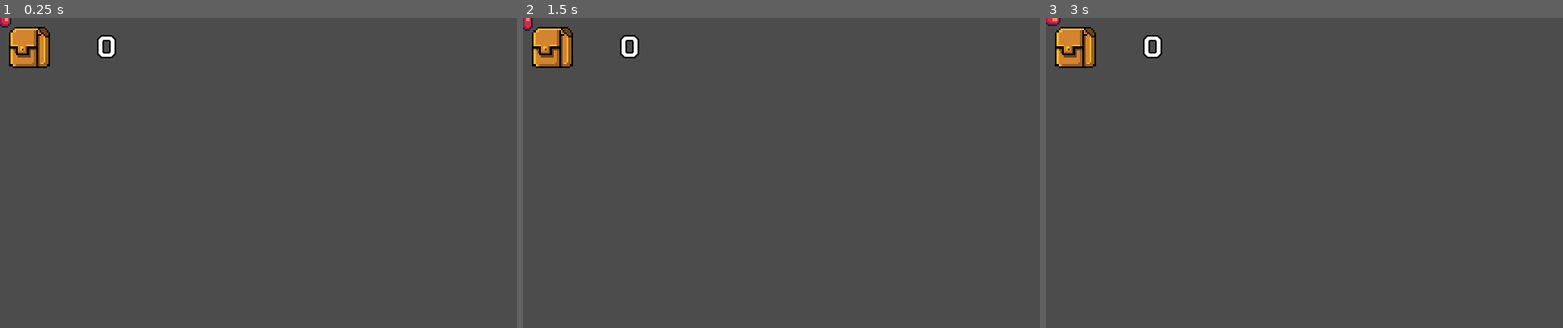
Above: before the commit, frames 1-3 (left to right).
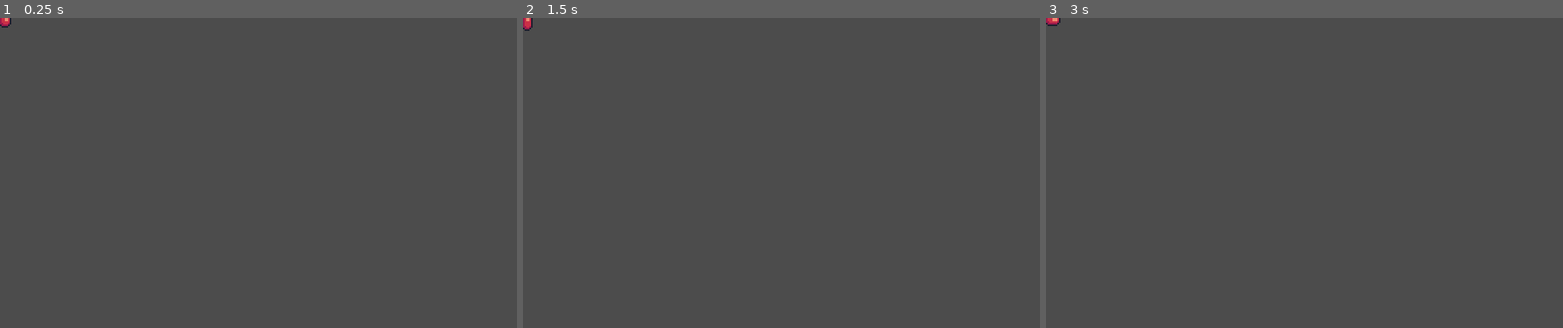
Above: after the commit, the same moments.

Repository: bbdoliveira/godot3.3platform
Game: Godot game, scene res://items/cherries.tscn
Same seed, same stepped clock (60 frames per second), same inputs: the game is played once before the commit and once after it. This scene is started directly instead of the project's main scene.
Inputs:
- Up to frame 1 (0.25 s): no input
- Up to frame 2 (1.5 s): tap Enter at 0.5 s; tap Space at 1.25 s
- Up to frame 3 (3 s): tap Enter at 2 s; tap Space at 2.75 s

The runs differ from the first frame. In frame 1, 1.3% of the frame differs, in the area x 1-23%, y 2-17%; in frame 2, 1.3%; in frame 3, 1.3%.

Commit message:
Contador de tempo

Diff:
--- a/Levels/Level_01.tscn
+++ b/Levels/Level_01.tscn
@@ -16,6 +16,7 @@
 [ext_resource path="res://items/melon.tscn" type="PackedScene" id=14]
 [ext_resource path="res://Scripts/Reset_Level.gd" type="Script" id=15]
 [ext_resource path="res://Prefabs/FallingPlatform.tscn" type="PackedScene" id=16]
+[ext_resource path="res://Prefabs/HUD.tscn" type="PackedScene" id=17]
 [ext_resource path="res://Scenes/Mushroom.tscn" type="PackedScene" id=18]
 
 [sub_resource type="ConvexPolygonShape2D" id=1]
@@ -2275,6 +2276,22 @@
 format = 1
 tile_data = PoolIntArray( -720896, 32, 0, -720895, 37, 0, -720894, 37, 0, -720893, 37, 0, -720892, 37, 0, -720891, 37,  …(7335 unchanged characters)…
 
+[node name="Moving_Platforms" type="Node2D" parent="."]
+position = Vector2( 1850, 206 )
+
+[node name="MovingPlatform" parent="Moving_Platforms" instance=ExtResource( 11 )]
+position = Vector2( -814, 5 )
+
+[node name="MovingPlatform4" parent="Moving_Platforms" instance=ExtResource( 11 )]
+position = Vector2( -1708, -8 )
+horizontal = false
+
+[node name="MovingPlatform2" parent="Moving_Platforms" instance=ExtResource( 11 )]
+position = Vector2( -1206, -6 )
+horizontal = false
+
+[node name="MovingPlatform3" parent="Moving_Platforms" instance=ExtResource( 11 )]
+
 [node name="Player" parent="." instance=ExtResource( 1 )]
 position = Vector2( 35, 224 )
 
@@ -2425,21 +2442,7 @@
 [node name="Mushroom6" parent="Enemies" instance=ExtResource( 18 )]
 position = Vector2( 947, 240 )
 
-[node name="Moving_Platforms" type="Node2D" parent="."]
-position = Vector2( 1850, 206 )
-
-[node name="MovingPlatform" parent="Moving_Platforms" instance=ExtResource( 11 )]
-position = Vector2( -814, 5 )
-
-[node name="MovingPlatform4" parent="Moving_Platforms" instance=ExtResource( 11 )]
-position = Vector2( -1708, -8 )
-horizontal = false
-
-[node name="MovingPlatform2" parent="Moving_Platforms" instance=ExtResource( 11 )]
-position = Vector2( -1206, -6 )
-horizontal = false
-
-[node name="MovingPlatform3" parent="Moving_Platforms" instance=ExtResource( 11 )]
+[node name="HUD" parent="." instance=ExtResource( 17 )]
 
 [connection signal="body_entered" from="fall-zone" to="fall-zone" method="_on_fallzone_body_entered"]
 [connection signal="body_entered" from="fall-zone3" to="fall-zone3" method="_on_fallzone_body_entered"]
--- a/Prefabs/HUD.tscn
+++ b/Prefabs/HUD.tscn
@@ -1,8 +1,11 @@
-[gd_scene load_steps=5 format=2]
+[gd_scene load_steps=8 format=2]
 
 [ext_resource path="res://Assets/Free/Menu/Score/FruitsBag.png" type="Texture" id=1]
 [ext_resource path="res://Assets/Free/Menu/Fonts/ChakraPetch-Bold.ttf" type="DynamicFontData" id=2]
 [ext_resource path="res://Scripts/score.gd" type="Script" id=3]
+[ext_resource path="res://Assets/Free/Menu/Score/heart.png" type="Texture" id=4]
+[ext_resource path="res://Assets/Free/Menu/Score/clock.png" type="Texture" id=5]
+[ext_resource path="res://Scripts/TimeCounter.gd" type="Script" id=6]
 
 [sub_resource type="DynamicFont" id=1]
 size = 18
@@ -13,16 +16,97 @@
 
 [node name="HUD" type="CanvasLayer"]
 
-[node name="Holder" type="Control" parent="."]
-margin_right = 40.0
-margin_bottom = 40.0
+[node name="HBoxContainer" type="HBoxContainer" parent="."]
+anchor_right = 1.0
+anchor_bottom = 1.0
+margin_bottom = -159.0
 __meta__ = {
 "_edit_use_anchors_": false
 }
 
-[node name="Icon" type="TextureRect" parent="Holder"]
+[node name="Holder" type="Control" parent="HBoxContainer"]
+margin_right = 104.0
+margin_bottom = 33.0
+size_flags_horizontal = 3
+__meta__ = {
+"_edit_use_anchors_": false
+}
+
+[node name="Icon" type="TextureRect" parent="HBoxContainer/Holder"]
 margin_right = 40.0
 margin_bottom = 40.0
+rect_scale = Vector2( 0.892096, 0.882949 )
+texture = ExtResource( 4 )
+expand = true
+__meta__ = {
+"_edit_use_anchors_": false
+}
+
+[node name="Holder2" type="Control" parent="HBoxContainer"]
+margin_left = 108.0
+margin_right = 212.0
+margin_bottom = 33.0
+size_flags_horizontal = 3
+script = ExtResource( 6 )
+__meta__ = {
+"_edit_use_anchors_": false
+}
+minutes = 1
+
+[node name="Icon" type="TextureRect" parent="HBoxContainer/Holder2"]
+margin_left = 7.0
+margin_top = 1.0
+margin_right = 40.0
+margin_bottom = 35.0
+rect_scale = Vector2( 0.892096, 0.882949 )
+texture = ExtResource( 5 )
+expand = true
+__meta__ = {
+"_edit_use_anchors_": false
+}
+
+[node name="minutes" type="Label" parent="HBoxContainer/Holder2"]
+margin_left = 37.0
+margin_top = 5.0
+margin_right = 62.0
+margin_bottom = 29.0
+custom_fonts/font = SubResource( 1 )
+text = "00"
+align = 2
+valign = 1
+__meta__ = {
+"_edit_use_anchors_": false
+}
+
+[node name="seconds" type="Label" parent="HBoxContainer/Holder2"]
+margin_left = 64.0
+margin_top = 5.0
+margin_right = 89.0
+margin_bottom = 29.0
+custom_fonts/font = SubResource( 1 )
+text = "00"
+valign = 1
+__meta__ = {
+"_edit_use_anchors_": false
+}
+
+[node name="Timer" type="Timer" parent="HBoxContainer/Holder2"]
+autostart = true
+
+[node name="Holder3" type="Control" parent="HBoxContainer"]
+margin_left = 216.0
+margin_right = 320.0
+margin_bottom = 33.0
+size_flags_horizontal = 3
+__meta__ = {
+"_edit_use_anchors_": false
+}
+
+[node name="Icon" type="TextureRect" parent="HBoxContainer/Holder3"]
+margin_left = 17.0
+margin_top = 2.0
+margin_right = 50.0
+margin_bottom = 35.0
 rect_scale = Vector2( 0.892096, 0.882949 )
 texture = ExtResource( 1 )
 expand = true
@@ -30,10 +114,10 @@
 "_edit_use_anchors_": false
 }
 
-[node name="score" type="Label" parent="Holder"]
-margin_left = 32.0
+[node name="score" type="Label" parent="HBoxContainer/Holder3"]
+margin_left = 49.0
 margin_top = 5.0
-margin_right = 72.0
+margin_right = 76.0
 margin_bottom = 32.0
 custom_fonts/font = SubResource( 1 )
 text = "00"
@@ -43,3 +127,5 @@
 __meta__ = {
 "_edit_use_anchors_": false
 }
+
+[connection signal="timeout" from="HBoxContainer/Holder2/Timer" to="HBoxContainer/Holder2" method="_on_Timer_timeout"]
--- a/Scripts/Mushroom.gd
+++ b/Scripts/Mushroom.gd
@@ -46,7 +46,7 @@
 func _on_hitbox_body_entered(body):
 	hitted = true
 	health -= 1
-	body.velocity.y -= 350
+	body.velocity.y = body.jump_force / 2
 	yield(get_tree().create_timer(0.2), "timeout")
 	hitted = false
 	if health < 1:
--- /dev/null
+++ b/Scripts/TimeCounter.gd
@@ -0,0 +1,27 @@
+extends Control
+
+export (int) var minutes = 0
+export (int) var seconds = 0
+
+func _process(_delta):
+	if minutes > 0 and seconds <=0:
+		minutes -= 1
+		seconds = 60
+
+	if seconds >= 10:
+		$seconds.set_text(":" + str(seconds))
+	else:
+		$seconds.set_text(":0" + str(seconds))
+
+	if minutes >= 10:
+		$minutes.set_text(str(minutes))
+	else:
+		$minutes.set_text("0" + str(minutes))
+
+	if seconds <= 0:
+		$Timer.stop()
+		yield(get_tree().create_timer(1), "timeout")
+		get_tree().reload_current_scene()
+
+func _on_Timer_timeout():
+	seconds -= 1
--- a/Scripts/score.gd
+++ b/Scripts/score.gd
@@ -2,4 +2,6 @@
 
 
 func _process(_delta):
-	text = String(Global.fruits)
+	text = "000" + String(Global.fruits)
+	if Global.fruits >= 10:
+		text = "00" + String(Global.fruits)
--- a/items/apple.tscn
+++ b/items/apple.tscn
@@ -46,6 +46,18 @@
 "update": 1,
 "values": [ 6 ]
 }
+tracks/3/type = "value"
+tracks/3/path = NodePath("collision:disabled")
+tracks/3/interp = 1
+tracks/3/loop_wrap = true
+tracks/3/imported = false
+tracks/3/enabled = true
+tracks/3/keys = {
+"times": PoolRealArray( 0 ),
+"transitions": PoolRealArray( 1 ),
+"update": 1,
+"values": [ true ]
+}
 
 [sub_resource type="Animation" id=3]
 length = 1.6
@@ -86,18 +98,30 @@
 "update": 1,
 "values": [ 17 ]
 }
+tracks/3/type = "value"
+tracks/3/path = NodePath("collision:disabled")
+tracks/3/interp = 1
+tracks/3/loop_wrap = true
+tracks/3/imported = false
+tracks/3/enabled = true
+tracks/3/keys = {
+"times": PoolRealArray( 0 ),
+"transitions": PoolRealArray( 1 ),
+"update": 1,
+"values": [ false ]
+}
 
 [node name="apple" type="Area2D"]
 script = ExtResource( 3 )
 
 [node name="apple" type="Sprite" parent="."]
-texture = ExtResource( 1 )
-hframes = 17
-frame = 6
+texture = ExtResource( 2 )
+hframes = 6
 
 [node name="collision" type="CollisionShape2D" parent="."]
 visible = false
 shape = SubResource( 1 )
+disabled = true
 
 [node name="anim" type="AnimationPlayer" parent="."]
 autoplay = "motion"
--- a/items/banana.tscn
+++ b/items/banana.tscn
@@ -43,6 +43,18 @@
 "update": 1,
 "values": [ 6 ]
 }
+tracks/3/type = "value"
+tracks/3/path = NodePath("collision:disabled")
+tracks/3/interp = 1
+tracks/3/loop_wrap = true
+tracks/3/imported = false
+tracks/3/enabled = true
+tracks/3/keys = {
+"times": PoolRealArray( 0 ),
+"transitions": PoolRealArray( 1 ),
+"update": 1,
+"values": [ true ]
+}
 
 [sub_resource type="Animation" id=2]
 resource_name = "motion"
@@ -84,13 +96,28 @@
 "update": 1,
 "values": [ 17 ]
 }
+tracks/3/type = "value"
+tracks/3/path = NodePath("collision:disabled")
+tracks/3/interp = 1
+tracks/3/loop_wrap = true
+tracks/3/imported = false
+tracks/3/enabled = true
+tracks/3/keys = {
+"times": PoolRealArray( 0 ),
+"transitions": PoolRealArray( 1 ),
+"update": 1,
+"values": [ false ]
+}
 
 [node name="banana" instance=ExtResource( 1 )]
 fruits = 5
 
 [node name="apple" parent="." index="0"]
 texture = ExtResource( 2 )
-frame = 0
+hframes = 17
+
+[node name="collision" parent="." index="1"]
+disabled = false
 
 [node name="anim" parent="." index="2"]
 anims/collected = SubResource( 1 )
--- a/items/cherries.tscn
+++ b/items/cherries.tscn
@@ -43,6 +43,18 @@
 "update": 1,
 "values": [ 6 ]
 }
+tracks/3/type = "value"
+tracks/3/path = NodePath("collision:disabled")
+tracks/3/interp = 1
+tracks/3/loop_wrap = true
+tracks/3/imported = false
+tracks/3/enabled = true
+tracks/3/keys = {
+"times": PoolRealArray( 0 ),
+"transitions": PoolRealArray( 1 ),
+"update": 1,
+"values": [ true ]
+}
 
 [sub_resource type="Animation" id=2]
 resource_name = "motion"
@@ -84,12 +96,27 @@
 "update": 1,
 "values": [ 17 ]
 }
+tracks/3/type = "value"
+tracks/3/path = NodePath("collision:disabled")
+tracks/3/interp = 1
+tracks/3/loop_wrap = true
+tracks/3/imported = false
+tracks/3/enabled = true
+tracks/3/keys = {
+"times": PoolRealArray( 0 ),
+"transitions": PoolRealArray( 1 ),
+"update": 1,
+"values": [ false ]
+}
 
 [node name="cherries" instance=ExtResource( 2 )]
 
 [node name="apple" parent="." index="0"]
 texture = ExtResource( 1 )
-frame = 0
+hframes = 17
+
+[node name="collision" parent="." index="1"]
+disabled = false
 
 [node name="anim" parent="." index="2"]
 anims/collected = SubResource( 1 )
--- a/items/kiwi.tscn
+++ b/items/kiwi.tscn
@@ -43,6 +43,18 @@
 "update": 1,
 "values": [ 6 ]
 }
+tracks/3/type = "value"
+tracks/3/path = NodePath("collision:disabled")
+tracks/3/interp = 1
+tracks/3/loop_wrap = true
+tracks/3/imported = false
+tracks/3/enabled = true
+tracks/3/keys = {
+"times": PoolRealArray( 0 ),
+"transitions": PoolRealArray( 1 ),
+"update": 1,
+"values": [ true ]
+}
 
 [sub_resource type="Animation" id=2]
 resource_name = "motion"
@@ -84,14 +96,22 @@
 "update": 1,
 "values": [ 17 ]
 }
+tracks/3/type = "value"
+tracks/3/path = NodePath("collision:disabled")
+tracks/3/interp = 1
+tracks/3/loop_wrap = true
+tracks/3/imported = false
+tracks/3/enabled = true
+tracks/3/keys = {
+"times": PoolRealArray( 0 ),
+"transitions": PoolRealArray( 1 ),
+"update": 1,
+"values": [ false ]
+}
 
 [node name="kiwi" instance=ExtResource( 2 )]
 fruits = 2
 
-[node name="apple" parent="." index="0"]
-texture = ExtResource( 1 )
-frame = 1
-
 [node name="anim" parent="." index="2"]
 anims/collected = SubResource( 1 )
 anims/motion = SubResource( 2 )
--- a/items/melon.tscn
+++ b/items/melon.tscn
@@ -43,6 +43,18 @@
 "update": 1,
 "values": [ 6 ]
 }
+tracks/3/type = "value"
+tracks/3/path = NodePath("collision:disabled")
+tracks/3/interp = 1
+tracks/3/loop_wrap = true
+tracks/3/imported = false
+tracks/3/enabled = true
+tracks/3/keys = {
+"times": PoolRealArray( 0 ),
+"transitions": PoolRealArray( 1 ),
+"update": 1,
+"values": [ true ]
+}
 
 [sub_resource type="Animation" id=2]
 resource_name = "motion"
@@ -84,12 +96,27 @@
 "update": 1,
 "values": [ 17 ]
 }
+tracks/3/type = "value"
+tracks/3/path = NodePath("collision:disabled")
+tracks/3/interp = 1
+tracks/3/loop_wrap = true
+tracks/3/imported = false
+tracks/3/enabled = true
+tracks/3/keys = {
+"times": PoolRealArray( 0 ),
+"transitions": PoolRealArray( 1 ),
+"update": 1,
+"values": [ false ]
+}
 
 [node name="melon" instance=ExtResource( 2 )]
 
 [node name="apple" parent="." index="0"]
 texture = ExtResource( 1 )
-frame = 0
+hframes = 17
+
+[node name="collision" parent="." index="1"]
+disabled = false
 
 [node name="anim" parent="." index="2"]
 anims/collected = SubResource( 1 )
--- a/items/orange.tscn
+++ b/items/orange.tscn
@@ -43,6 +43,18 @@
 "update": 1,
 "values": [ 6 ]
 }
+tracks/3/type = "value"
+tracks/3/path = NodePath("collision:disabled")
+tracks/3/interp = 1
+tracks/3/loop_wrap = true
+tracks/3/imported = false
+tracks/3/enabled = true
+tracks/3/keys = {
+"times": PoolRealArray( 0 ),
+"transitions": PoolRealArray( 1 ),
+"update": 1,
+"values": [ true ]
+}
 
 [sub_resource type="Animation" id=2]
 resource_name = "motion"
@@ -84,12 +96,27 @@
 "update": 1,
 "values": [ 17 ]
 }
+tracks/3/type = "value"
+tracks/3/path = NodePath("collision:disabled")
+tracks/3/interp = 1
+tracks/3/loop_wrap = true
+tracks/3/imported = false
+tracks/3/enabled = true
+tracks/3/keys = {
+"times": PoolRealArray( 0 ),
+"transitions": PoolRealArray( 1 ),
+"update": 1,
+"values": [ false ]
+}
 
 [node name="orange" instance=ExtResource( 2 )]
 
 [node name="apple" parent="." index="0"]
 texture = ExtResource( 1 )
-frame = 0
+hframes = 17
+
+[node name="collision" parent="." index="1"]
+disabled = false
 
 [node name="anim" parent="." index="2"]
 anims/collected = SubResource( 1 )
--- a/items/pineapple.tscn
+++ b/items/pineapple.tscn
@@ -43,6 +43,18 @@
 "update": 1,
 "values": [ 6 ]
 }
+tracks/3/type = "value"
+tracks/3/path = NodePath("collision:disabled")
+tracks/3/interp = 1
+tracks/3/loop_wrap = true
+tracks/3/imported = false
+tracks/3/enabled = true
+tracks/3/keys = {
+"times": PoolRealArray( 0 ),
+"transitions": PoolRealArray( 1 ),
+"update": 1,
+"values": [ true ]
+}
 
 [sub_resource type="Animation" id=2]
 resource_name = "motion"
@@ -84,12 +96,27 @@
 "update": 1,
 "values": [ 17 ]
 }
+tracks/3/type = "value"
+tracks/3/path = NodePath("collision:disabled")
+tracks/3/interp = 1
+tracks/3/loop_wrap = true
+tracks/3/imported = false
+tracks/3/enabled = true
+tracks/3/keys = {
+"times": PoolRealArray( 0 ),
+"transitions": PoolRealArray( 1 ),
+"update": 1,
+"values": [ false ]
+}
 
 [node name="pineapple" instance=ExtResource( 2 )]
 
 [node name="apple" parent="." index="0"]
 texture = ExtResource( 1 )
-frame = 0
+hframes = 17
+
+[node name="collision" parent="." index="1"]
+disabled = false
 
 [node name="anim" parent="." index="2"]
 anims/collected = SubResource( 1 )
--- a/items/strawberry.tscn
+++ b/items/strawberry.tscn
@@ -43,6 +43,18 @@
 "update": 1,
 "values": [ 6 ]
 }
+tracks/3/type = "value"
+tracks/3/path = NodePath("collision:disabled")
+tracks/3/interp = 1
+tracks/3/loop_wrap = true
+tracks/3/imported = false
+tracks/3/enabled = true
+tracks/3/keys = {
+"times": PoolRealArray( 0 ),
+"transitions": PoolRealArray( 1 ),
+"update": 1,
+"values": [ true ]
+}
 
 [sub_resource type="Animation" id=2]
 resource_name = "motion"
@@ -84,12 +96,27 @@
 "update": 1,
 "values": [ 17 ]
 }
+tracks/3/type = "value"
+tracks/3/path = NodePath("collision:disabled")
+tracks/3/interp = 1
+tracks/3/loop_wrap = true
+tracks/3/imported = false
+tracks/3/enabled = true
+tracks/3/keys = {
+"times": PoolRealArray( 0 ),
+"transitions": PoolRealArray( 1 ),
+"update": 1,
+"values": [ false ]
+}
 
 [node name="strawberry" instance=ExtResource( 2 )]
 
 [node name="apple" parent="." index="0"]
 texture = ExtResource( 1 )
-frame = 0
+hframes = 17
+
+[node name="collision" parent="." index="1"]
+disabled = false
 
 [node name="anim" parent="." index="2"]
 anims/collected = SubResource( 1 )
--- a/project.godot
+++ b/project.godot
@@ -17,7 +17,6 @@
 [autoload]
 
 Global="*res://Scripts/Global.gd"
-Hud="*res://Prefabs/HUD.tscn"
 
 [display]
 
Binary file added: Assets/Free/Items/BtnAgain.png
Not shown, added: Assets/Free/Items/BtnAgain.png.import
Binary file added: Assets/Free/Items/GameOver.png
Not shown, added: Assets/Free/Items/GameOver.png.import
Binary file added: Assets/Free/Items/clock.png
Not shown, added: Assets/Free/Items/clock.png.import
Binary file added: Assets/Free/Items/heart.png
Not shown, added: Assets/Free/Items/heart.png.import
Binary file added: Assets/Free/Menu/Score/BtnAgain.png
Not shown, added: Assets/Free/Menu/Score/BtnAgain.png.import
Binary file added: Assets/Free/Menu/Score/GameOver.png
Not shown, added: Assets/Free/Menu/Score/GameOver.png.import
(and 5 more such lines)
